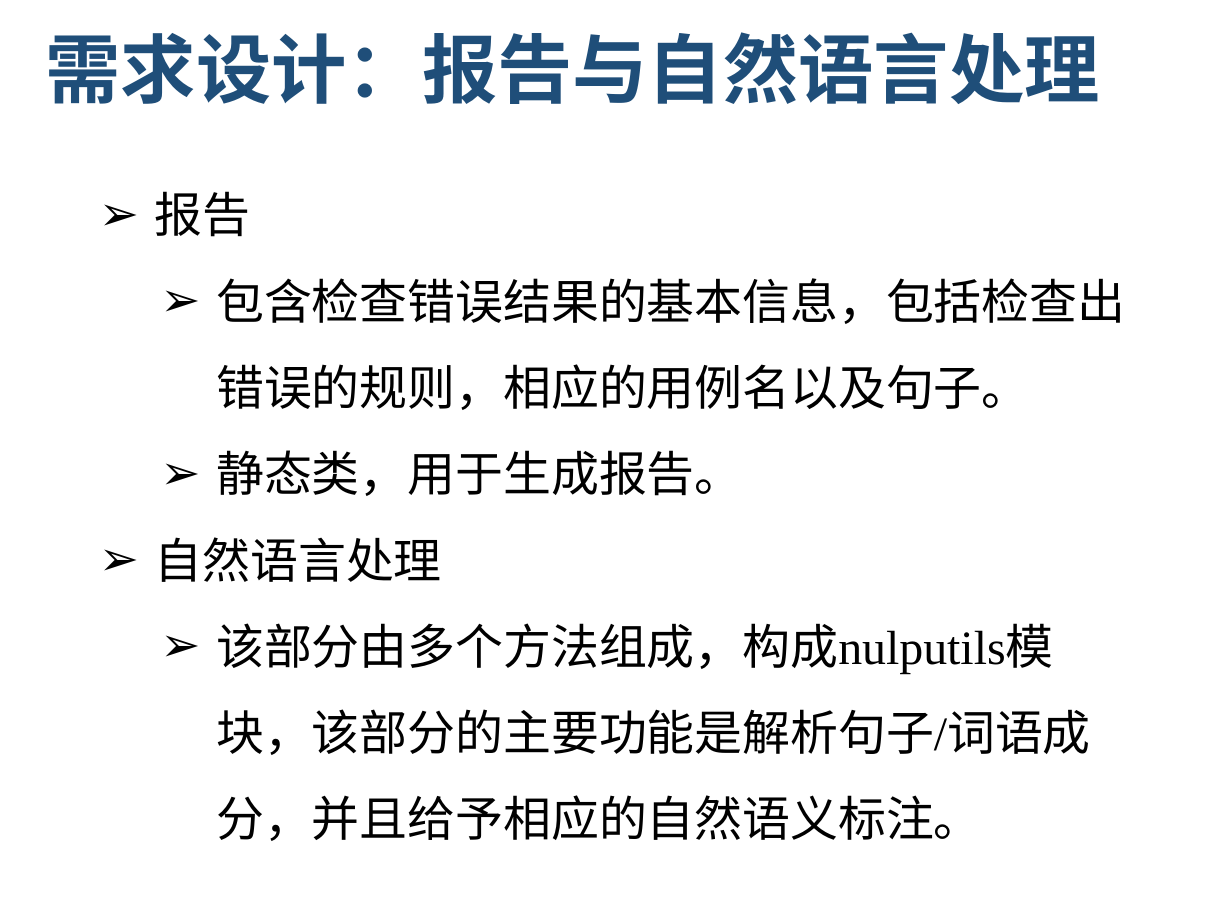
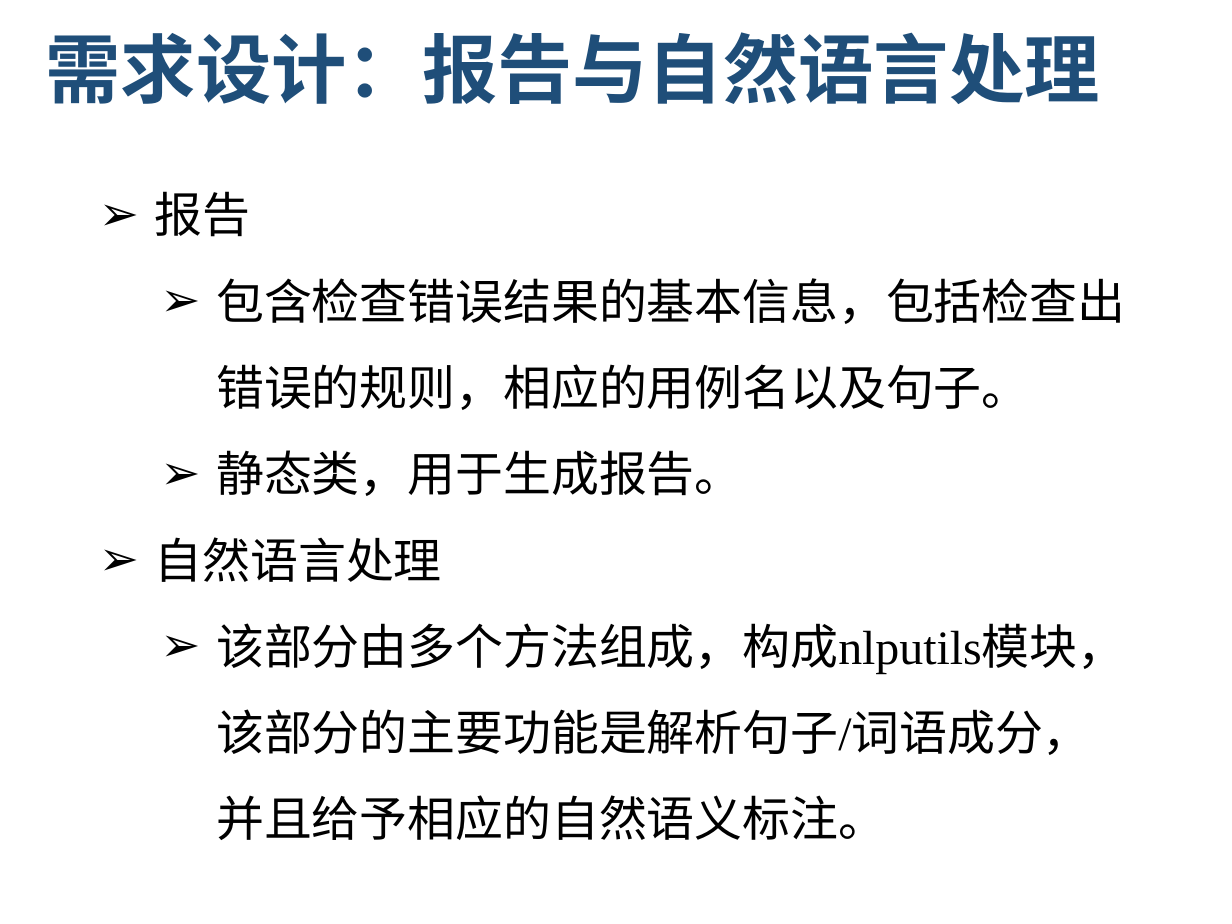
Before and after one commit to zen1995/rucmChecker, a slide deck: slide 27 of finalReport/RUCMChecker_final_report.pptx. Drawn at 1232x924 pixels with LibreOffice and Linux fonts; fonts in the diff are those of the drawing; background and template pictures are left out. Boxes give left, top, right and bottom in pixels: in the first picture for what was removed or moved away, otherwise in the second. Text is boxed around its words. In the diff, an @@ line names an element or a change of style, - is before the commit and + after.

```diff
--- a/finalReport/RUCMChecker_final_report.pptx
+++ b/finalReport/RUCMChecker_final_report.pptx
@@ text at [216, 623, 1125, 840]: text changed @@
-  ➢ 该部分由多个方法组成，构成nulputils模块，该部分的主要功能是解析句子/词语成分，并且给予相应的自然语义标注。
+  ➢ 该部分由多个方法组成，构成nlputils模块，该部分的主要功能是解析句子/词语成分，并且给予相应的自然语义标注。
```
Also in this commit, not shown: 1 other slide changed.
